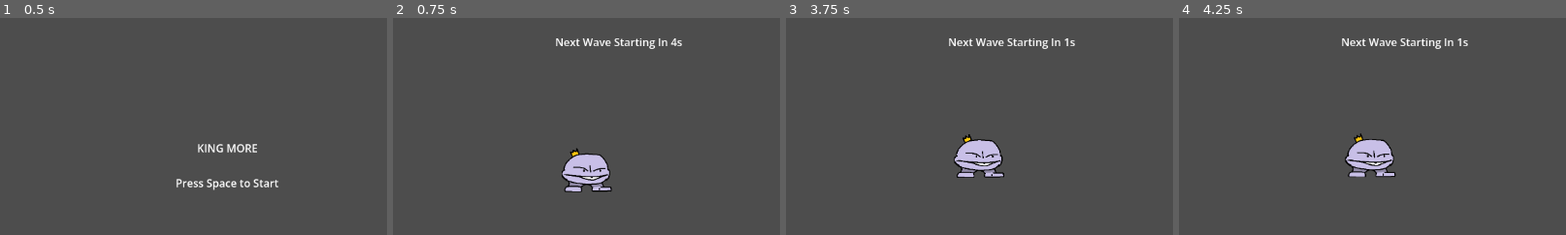
Above: before the commit, frames 1-4 (left to right).
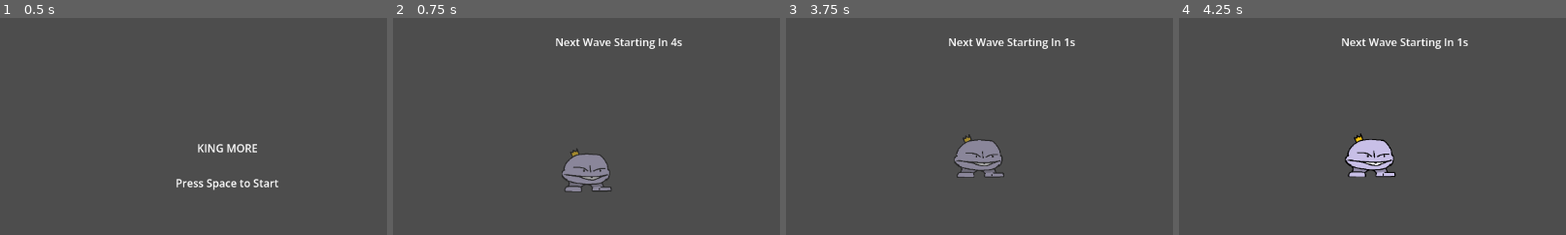
Above: after the commit, the same moments.

Repository: ryan-don31/King-More
Game: Godot game, scene res://scenes/screens/MenuScreen.tscn
Two runs of this game, one before a commit and one after it. Both use one fixed random seed, a clock stepped at 60 frames per second and the inputs below. The engine's default icon, where the game draws it, is replaced by a stand-in: a white triangle on a blue panel in a dark square.
Inputs (mouse positions are % of the whole screen's width and height, from its top left):
- Up to frame 1 (0.5 s): no input
- Up to frame 2 (0.75 s): tap Space at 0.5 s; move the mouse to (72, 45) at 0.52 s; hold D (move_right) from 0.53 s (still down); tap Shift (dodge, bound only after the commit) at 0.6 s; click (72, 45) at 0.67 s
- Up to frame 3 (3.75 s): tap Space at 0.77, 1.25 s; release D (move_right) at 1.25 s; drag from (30, 55) to (45, 70) at 1.27 s; move the mouse to (60, 28) at 2.02 s; hold D (move_right) 2.03-2.75 s; tap Mouse wheel up (scroll_up) at 2.1 s; tap Shift (dodge, bound only after the commit) at 2.3, 3.6 s; tap Enter at 2.75 s; drag from (45, 70) to (20, 35) at 2.77 s; move the mouse to (80, 65) at 3.52 s; hold A (move_left) from 3.53 s (still down)
- Up to frame 4 (4.25 s): keep holding A (move_left); tap Space at 3.77 s
The pictures show only the part of the screen within x 21-71%, y 16-66%; the shares and areas given below are measured in that part.

Frame 1 is identical in both runs. In frame 2, 1.6% of the frame differs, in the area x 43-57%, y 60-80%; in frame 3, 1.6%; in frame 4, nothing differs.

Commit message:
project stuff

Diff:
--- a/king-more/project.godot
+++ b/king-more/project.godot
@@ -95,6 +95,11 @@
 "events": [Object(InputEventKey,"resource_local_to_scene":false,"resource_name":"","device":-1,"window_id":0,"alt_press …(192 unchanged characters)…
 ]
 }
+dodge={
+"deadzone": 0.2,
+"events": [Object(InputEventKey,"resource_local_to_scene":false,"resource_name":"","device":-1,"window_id":0,"alt_pressed":false,"shift_pressed":false,"ctrl_pressed":false,"meta_pressed":false,"pressed":false,"keycode":0,"physical_keycode":4194325,"key_label":0,"unicode":0,"location":0,"echo":false,"script":null)
+]
+}
 
 [physics]
 
